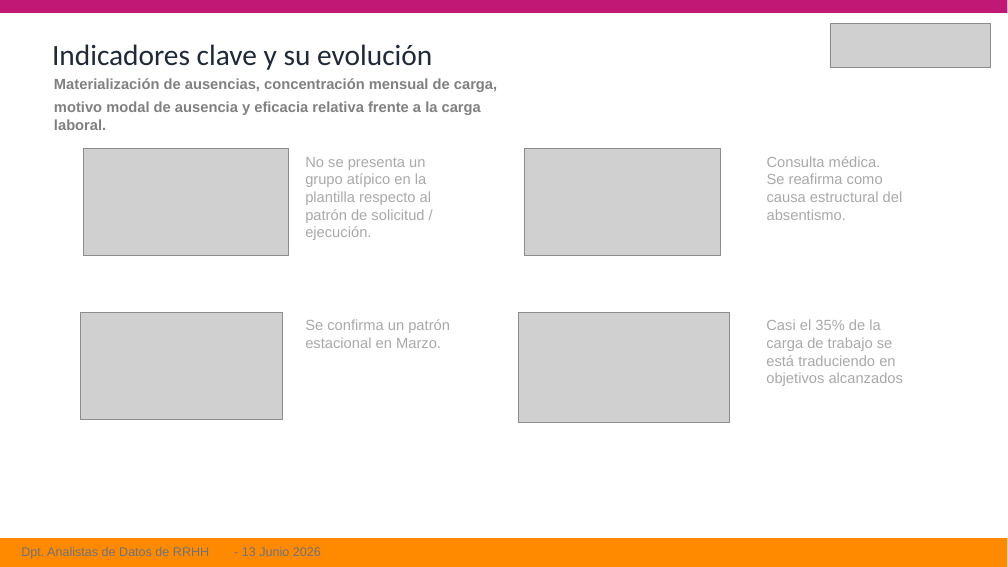
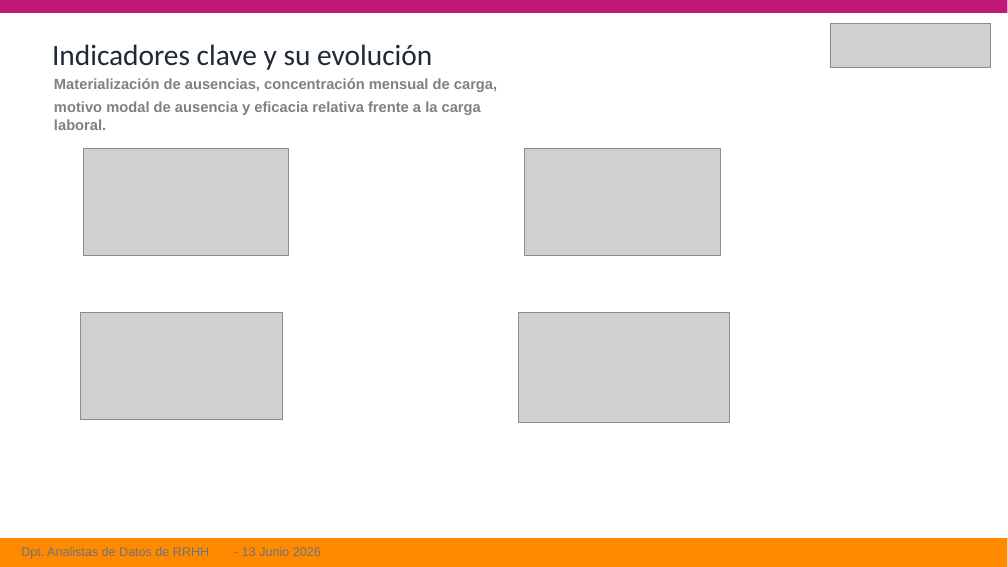
Before and after one commit to ITACADEMYprojectes/ProjecteData, a slide deck: slide 3 of Equip_33/Results/BusinessReport- 2026-07-06.pptx. Drawn at 1008x567 pixels with LibreOffice and Linux fonts; fonts in the diff are those of the drawing; grey boxes stand for pictures. Boxes give left, top, right and bottom in pixels: in the first picture for what was removed or moved away, otherwise in the second. Text is boxed around its words. In the diff, an @@ line names an element or a change of style, - is before the commit and + after.

```diff
--- a/Equip_33/Results/BusinessReport- 2026-07-06.pptx
+++ b/Equip_33/Results/BusinessReport- 2026-07-06.pptx
@@ text removed at [305,157,431,240] @@
-No se presenta un grupo atípico en la plantilla respecto al patrón de solicitud / ejecución.
@@ text removed at [767,156,903,220] @@
-Consulta médica.
-Se reafirma como causa estructural del absentismo.
@@ text removed at [305,319,450,348] @@
-Se confirma un patrón estacional en Marzo.
@@ text removed at [766,319,903,386] @@
-Casi el 35% de la carga de trabajo se está traduciendo en objetivos alcanzados
```
Also in this commit, not shown: 9 other slides changed.
